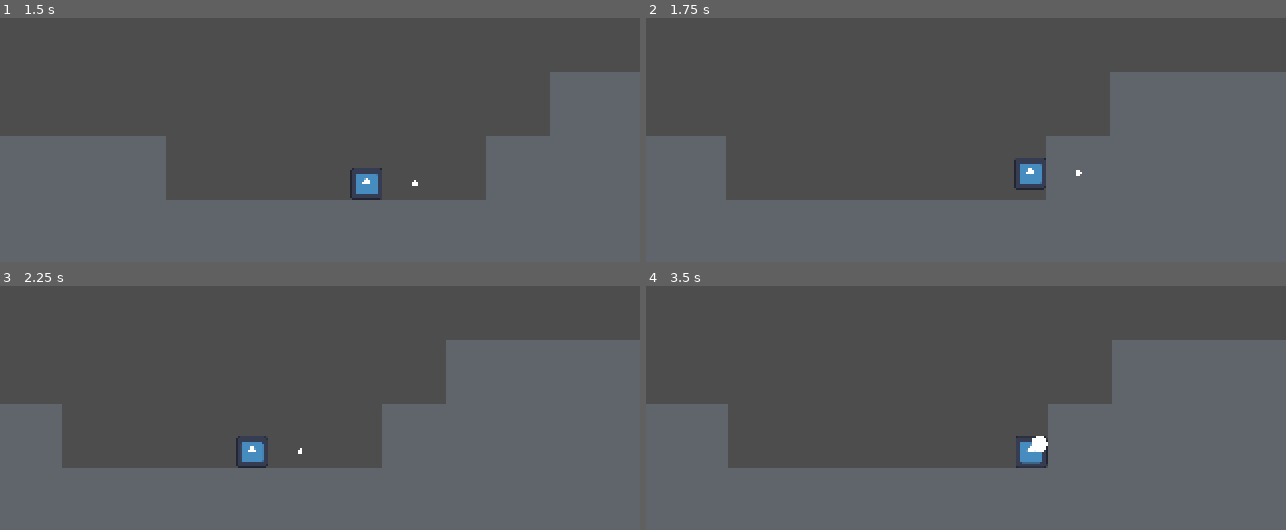
Above: before the commit, frames 1-4 (two rows, left to right).
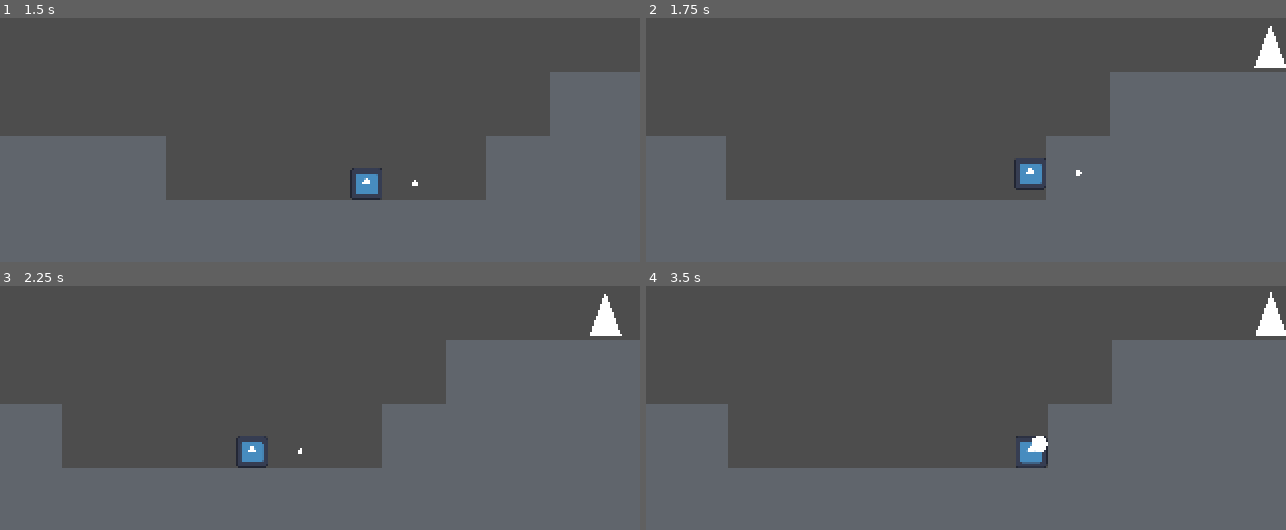
Above: after the commit, the same moments.

Repository: Borrow-Game/game-godot
Game: Godot game, scene res://physics_sample_scene.tscn
Two runs of this game, one before a commit and one after it. Both use one fixed random seed, a clock stepped at 60 frames per second and the inputs below. The engine's default icon, where the game draws it, is replaced by a stand-in: a white triangle on a blue panel in a dark square.
Inputs:
- Up to frame 1 (1.5 s): tap Enter (ui_accept) at 0.5, 0.77, 0.8, 1.07, 1.35 s; hold Right (right) from 0.53 s (still down); tap X (dash) at 0.6 s
- Up to frame 2 (1.75 s): keep holding Right (right); tap Enter (ui_accept) at 1.52 s; tap X (dash) at 1.55 s
- Up to frame 3 (2.25 s): tap Enter (ui_accept) at 1.82 s; release Right (right) at 2.03 s; hold Left (left) from 2.03 s (still down); tap X (dash) at 2.1 s
- Up to frame 4 (3.5 s): tap Enter (ui_accept) at 2.3, 3.02, 3.32 s; release Left (left) at 2.78 s; hold Right (right) from 2.78 s (still down); tap Shift (shoot bow) at 2.85 s; tap X (dash) at 3.05 s

Frame 1 is identical in both runs. In frame 2, 0.5% of the frame differs, in the area x 95-100%, y 3-21%; in frame 3, 0.5%; in frame 4, 0.5%.

Commit message:
feat: controller support

Diff:
--- a/physics_sample_scene.tscn
+++ b/physics_sample_scene.tscn
@@ -1,8 +1,9 @@
-[gd_scene load_steps=5 format=3 uid="uid://n8wv5nrlv2ub"]
+[gd_scene load_steps=6 format=3 uid="uid://n8wv5nrlv2ub"]
 
 [ext_resource type="PackedScene" uid="uid://lb07788bxve4" path="res://physics_sample_block.tscn" id="1_gdt6k"]
 [ext_resource type="PackedScene" uid="uid://dfj3ask0ne44o" path="res://player_character.tscn" id="2_ycyjp"]
 [ext_resource type="PackedScene" uid="uid://dcf28kdusjeiu" path="res://target_block.tscn" id="3_22fh5"]
+[ext_resource type="PackedScene" uid="uid://bn5nvsbru0mdw" path="res://killing-object.tscn" id="5_40fy4"]
 [ext_resource type="PackedScene" uid="uid://ylta7hm7dobh" path="res://moving_block.tscn" id="5_b1fxg"]
 
 [node name="scene" type="Node2D"]
@@ -694,3 +695,6 @@
 position = Vector2(880, 32)
 scale = Vector2(4, 1)
 aim_position = Vector2(880, 88)
+
+[node name="StaticBody2D" parent="." instance=ExtResource("5_40fy4")]
+position = Vector2(368, 72)
--- a/player_character.gd
+++ b/player_character.gd
@@ -32,6 +32,7 @@
 	# Check for dash input.
 	# (Make sure you have defined "dash" in your Input Map.)
 	if Input.is_action_just_pressed("dash") and dash_available:
+		Input.start_joy_vibration(0, 0.1, 0.1, 0.2)
 		var dash_direction = Vector2(
 			Input.get_action_strength("right") - Input.get_action_strength("left"),
 			Input.get_action_strength("down") - Input.get_action_strength("up")
--- a/project.godot
+++ b/project.godot
@@ -35,6 +35,14 @@
 
 [input]
 
+ui_accept={
+"deadzone": 0.5,
+"events": [Object(InputEventKey,"resource_local_to_scene":false,"resource_name":"","device":0,"window_id":0,"alt_pressed":false,"shift_pressed":false,"ctrl_pressed":false,"meta_pressed":false,"pressed":false,"keycode":4194309,"physical_keycode":0,"key_label":0,"unicode":0,"location":0,"echo":false,"script":null)
+, Object(InputEventKey,"resource_local_to_scene":false,"resource_name":"","device":0,"window_id":0,"alt_pressed":false,"shift_pressed":false,"ctrl_pressed":false,"meta_pressed":false,"pressed":false,"keycode":4194310,"physical_keycode":0,"key_label":0,"unicode":0,"location":0,"echo":false,"script":null)
+, Object(InputEventKey,"resource_local_to_scene":false,"resource_name":"","device":0,"window_id":0,"alt_pressed":false,"shift_pressed":false,"ctrl_pressed":false,"meta_pressed":false,"pressed":false,"keycode":32,"physical_keycode":0,"key_label":0,"unicode":32,"location":0,"echo":false,"script":null)
+, Object(InputEventJoypadButton,"resource_local_to_scene":false,"resource_name":"","device":-1,"button_index":0,"pressure":0.0,"pressed":true,"script":null)
+]
+}
 ui_left={
 "deadzone": 0.5,
 "events": [Object(InputEventKey,"resource_local_to_scene":false,"resource_name":"","device":0,"window_id":0,"alt_presse …(194 unchanged characters)…
@@ -54,23 +62,27 @@
 "shoot bow"={
 "deadzone": 0.5,
 "events": [Object(InputEventKey,"resource_local_to_scene":false,"resource_name":"","device":0,"window_id":0,"alt_presse …(194 unchanged characters)…
+, Object(InputEventJoypadButton,"resource_local_to_scene":false,"resource_name":"","device":-1,"button_index":10,"pressure":0.0,"pressed":true,"script":null)
 ]
 }
 dash={
 "deadzone": 0.5,
 "events": [Object(InputEventKey,"resource_local_to_scene":false,"resource_name":"","device":-1,"window_id":0,"alt_press …(192 unchanged characters)…
+, Object(InputEventJoypadButton,"resource_local_to_scene":false,"resource_name":"","device":-1,"button_index":9,"pressure":0.0,"pressed":true,"script":null)
 ]
 }
 right={
 "deadzone": 0.5,
 "events": [Object(InputEventKey,"resource_local_to_scene":false,"resource_name":"","device":-1,"window_id":0,"alt_press …(195 unchanged characters)…
 , Object(InputEventKey,"resource_local_to_scene":false,"resource_name":"","device":-1,"window_id":0,"alt_pressed":false …(183 unchanged characters)…
+, Object(InputEventJoypadMotion,"resource_local_to_scene":false,"resource_name":"","device":-1,"axis":0,"axis_value":1.0,"script":null)
 ]
 }
 left={
 "deadzone": 0.5,
 "events": [Object(InputEventKey,"resource_local_to_scene":false,"resource_name":"","device":-1,"window_id":0,"alt_press …(195 unchanged characters)…
 , Object(InputEventKey,"resource_local_to_scene":false,"resource_name":"","device":-1,"window_id":0,"alt_pressed":false …(182 unchanged characters)…
+, Object(InputEventJoypadMotion,"resource_local_to_scene":false,"resource_name":"","device":-1,"axis":0,"axis_value":-1.0,"script":null)
 ]
 }
 
--- a/respawn_handler.gd
+++ b/respawn_handler.gd
@@ -4,6 +4,7 @@
 
 func respawn() -> void:
 	respawning = 2
+	Input.start_joy_vibration(0, 0.8, 0.8, 0.2)
 
 func _process(delta: float) -> void:
 
